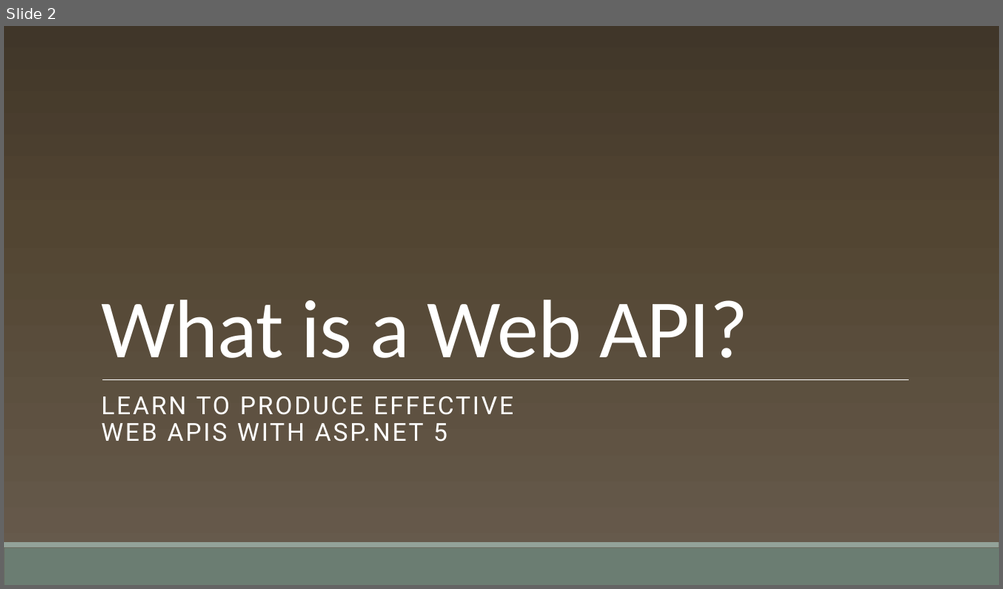
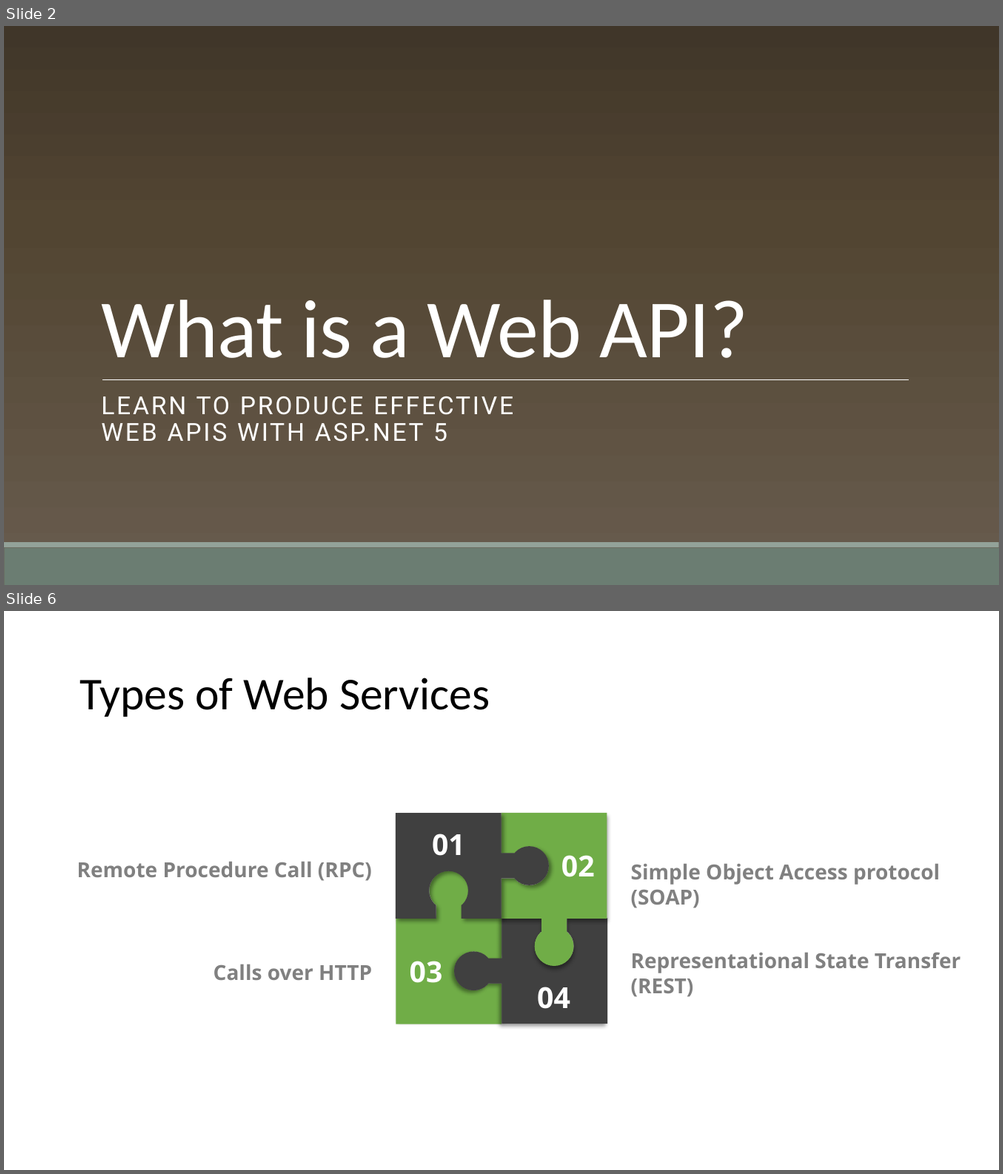
Before and after one commit to cwoodruff/aspnet-5-web-api-workshop, a slide deck: module-1/01-01 What is a Web API/01-01 What is a Web API.pptx. Shown one above the other, each under a label of ours: slide 2 before the commit, slides 2 and 6 after it; the slides between them are not shown. The pictures are 1003x589 and 1003x1174 pixels, drawn with LibreOffice and Linux fonts; fonts in the diff are those of the drawing; background and template pictures are left out. Boxes give left, top, right and bottom in pixels: in the first picture for what was removed or moved away, otherwise in the second. Text is boxed around its words. In the diff, an @@ line names an element or a change of style, - is before the commit and + after.

```diff
--- a/module-1/01-01 What is a Web API/01-01 What is a Web API.pptx
+++ b/module-1/01-01 What is a Web API/01-01 What is a Web API.pptx
@@ slide 6 added at (x1=4, y1=611, x2=999, y2=1170), background #FFFFFF @@
@@ title added at (x1=79, y1=678, x2=489, y2=717), 44 pt, text #000000 @@
+Types of Web Services
@@ freeform shape added at (x1=395, y1=813, x2=549, y2=919), fill #404040 @@
@@ freeform shape added at (x1=501, y1=814, x2=607, y2=966), fill #70AD47 @@
@@ text added at (x1=432, y1=834, x2=465, y2=856), 28 pt, text #FFFFFF, bold @@
+01
@@ text added at (x1=77, y1=862, x2=372, y2=881), 20 pt, text #808080, bold @@
+Remote Procedure Call (RPC)
@@ freeform shape added at (x1=395, y1=871, x2=501, y2=1025), fill #70AD47 @@
@@ text added at (x1=561, y1=855, x2=595, y2=877), 28 pt, text #FFFFFF, bold @@
+02
@@ text added at (x1=631, y1=864, x2=939, y2=908), 20 pt, text #808080, bold @@
+Simple Object Access protocol (SOAP)
@@ freeform shape added at (x1=454, y1=918, x2=607, y2=1025), fill #404040 @@
@@ text added at (x1=213, y1=965, x2=372, y2=980), 20 pt, text #808080, bold @@
+Calls over HTTP
@@ text added at (x1=410, y1=961, x2=443, y2=983), 28 pt, text #FFFFFF, bold @@
+03
@@ text added at (x1=631, y1=952, x2=960, y2=997), 20 pt, text #808080, bold @@
+Representational State Transfer (REST)
@@ text added at (x1=537, y1=987, x2=570, y2=1009), 28 pt, text #FFFFFF, bold @@
+04
```
Also in this commit, not shown: 4 other slides added, 1 slide removed, 6 other files.
